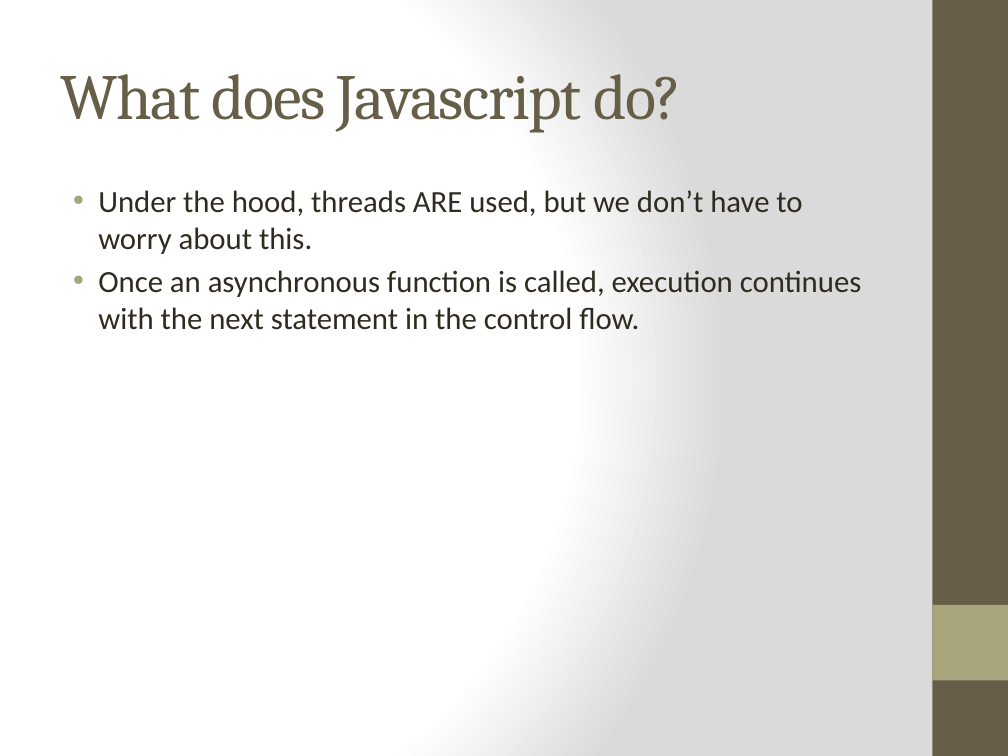
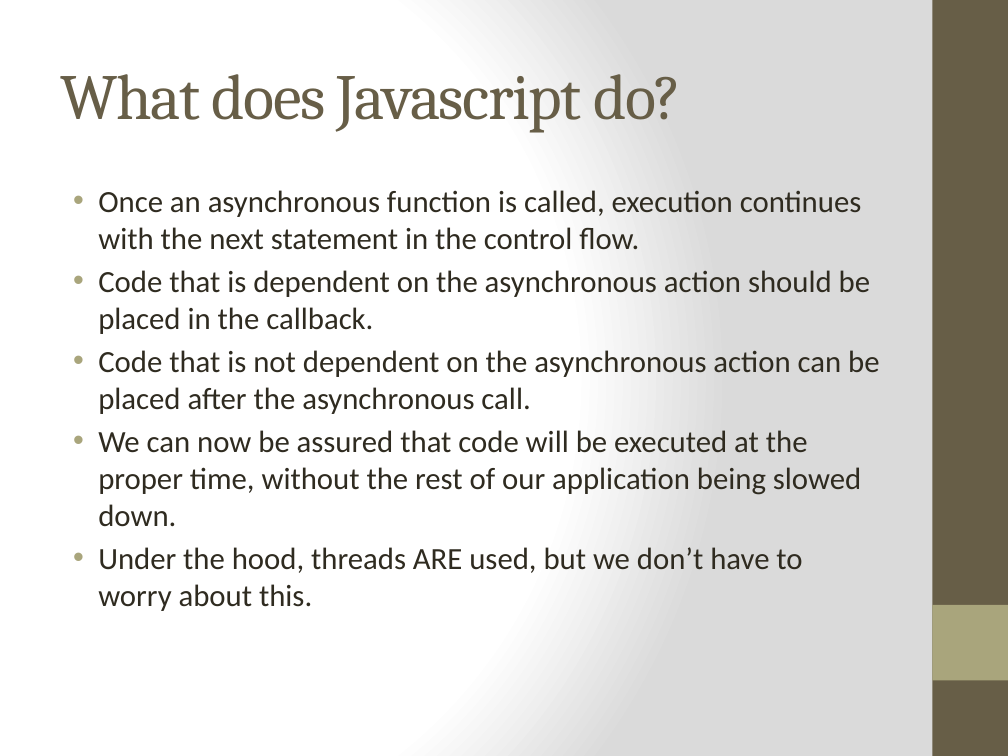
Before and after one commit to cheryly279/AsyncDiscussion, a slide deck: slide 8 of Async_Discussion_9_29_15.pptx. Drawn at 1008x756 pixels with LibreOffice and Linux fonts; fonts in the diff are those of the drawing. Boxes give left, top, right and bottom in pixels: in the first picture for what was removed or moved away, otherwise in the second. Text is boxed around its words. In the diff, an @@ line names an element or a change of style, - is before the commit and + after.

Commit message:
More adding slides.

```diff
--- a/Async_Discussion_9_29_15.pptx
+++ b/Async_Discussion_9_29_15.pptx
@@ text at (98, 190, 879, 527): paragraphs added @@
+• Once an asynchronous function is called, execution continues with the next statement in the control flow.
+• Code that is dependent on the asynchronous action should be placed in the callback.
+• Code that is not dependent on the asynchronous action can be placed after the asynchronous call.
+• We can now be assured that code will be executed at the proper time, without the rest of our application being slowed down.
@@ text at (98, 270, 862, 330): paragraph removed @@
-• Once an asynchronous function is called, execution continues with the next statement in the control flow.
```
Also in this commit, not shown: 1 other slide changed, 17 slides added, 1 other file.
